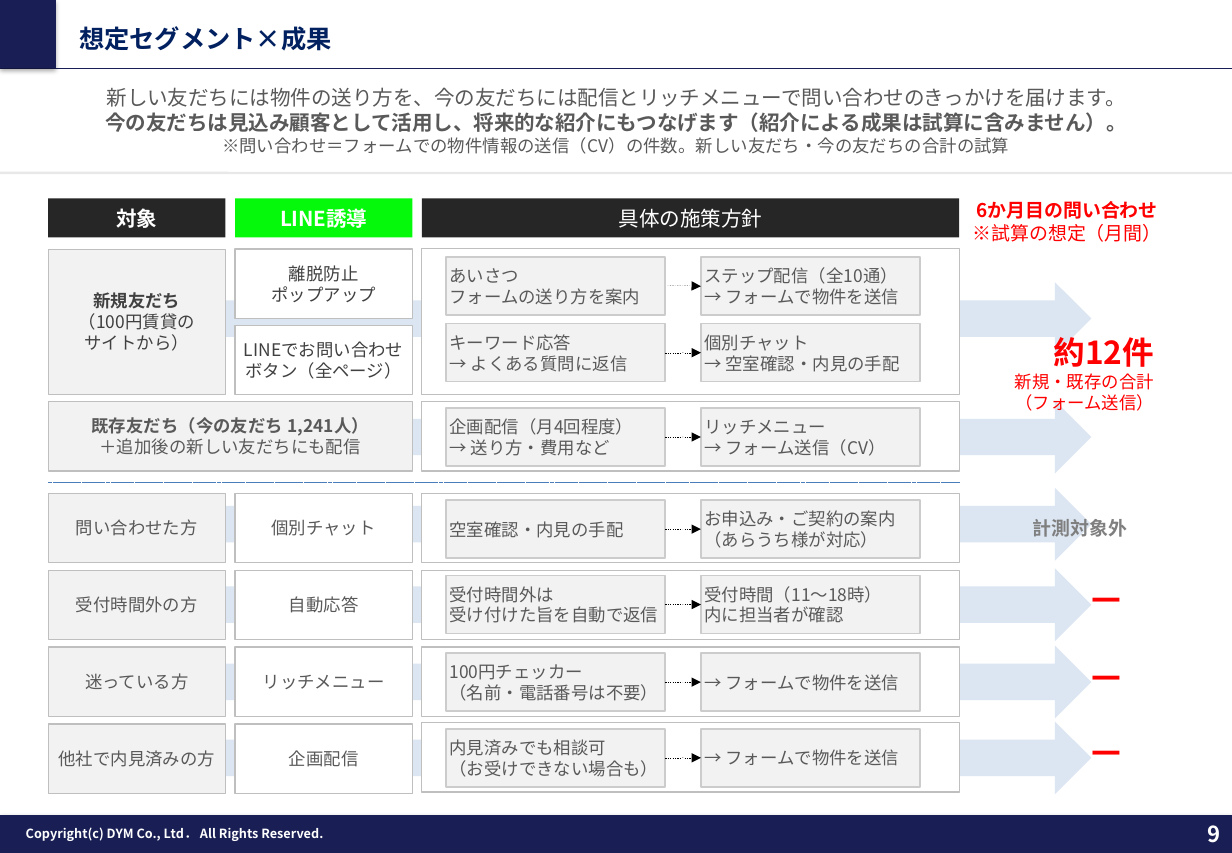
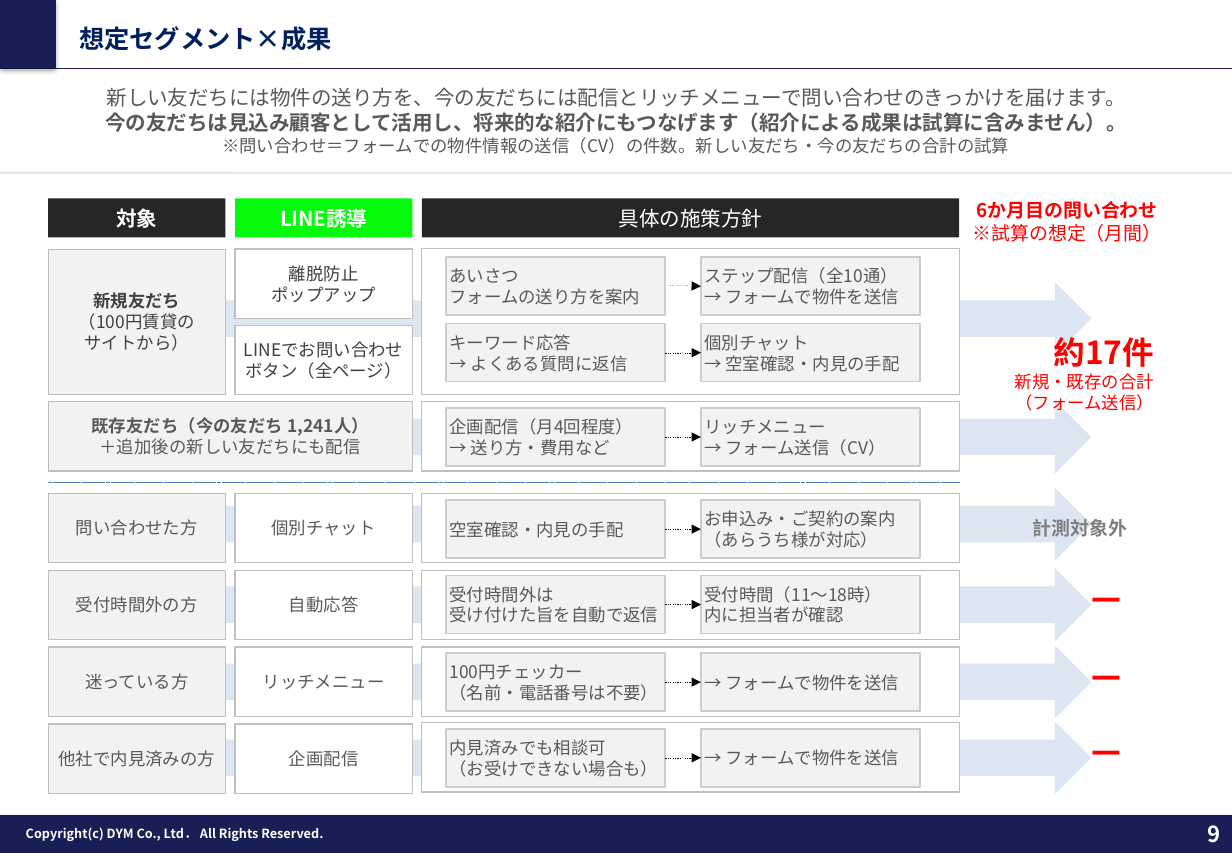
Before and after one commit to tonomura-r-dev/folder, a slide deck: slide 9 of 202610_株式会社あらうち御中_LINE公式アカウント運用のご提案_v9.pptx. Drawn at 1232x853 pixels with LibreOffice and Linux fonts; fonts in the diff are those of the drawing; background and template pictures are left out. Boxes give left, top, right and bottom in pixels: in the first picture for what was removed or moved away, otherwise in the second. Text is boxed around its words. In the diff, an @@ line names an element or a change of style, - is before the commit and + after.

```diff
--- a/202610_株式会社あらうち御中_LINE公式アカウント運用のご提案_v9.pptx
+++ b/202610_株式会社あらうち御中_LINE公式アカウント運用のご提案_v9.pptx
@@ text at (1054,337,1155,367): text changed @@
-約12件
+約17件
```
Also in this commit, not shown: 3 other slides changed, 6 other files.
